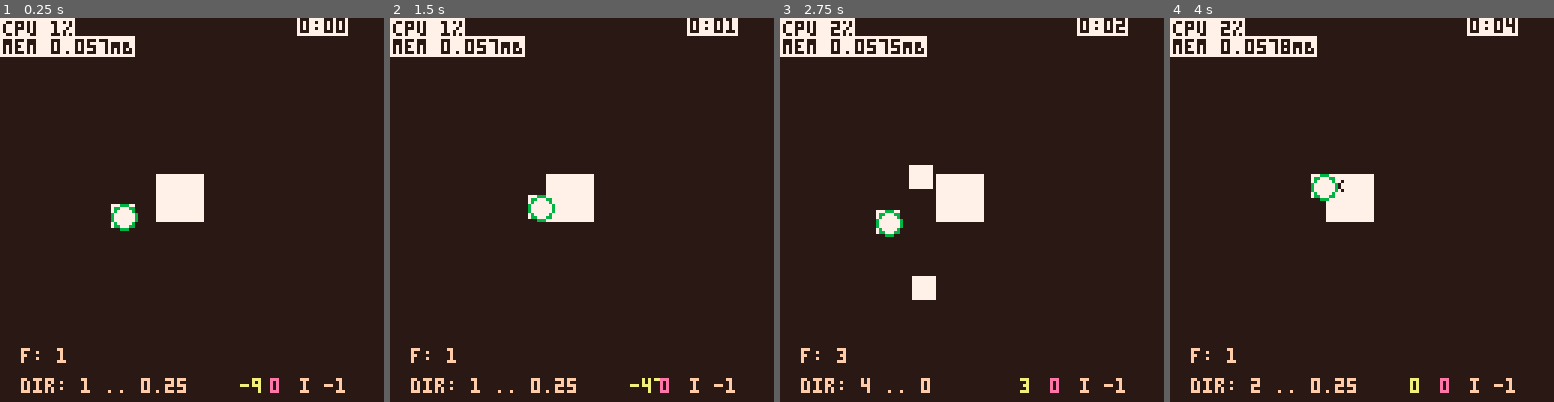
Above: before the commit, frames 1-4 (left to right).
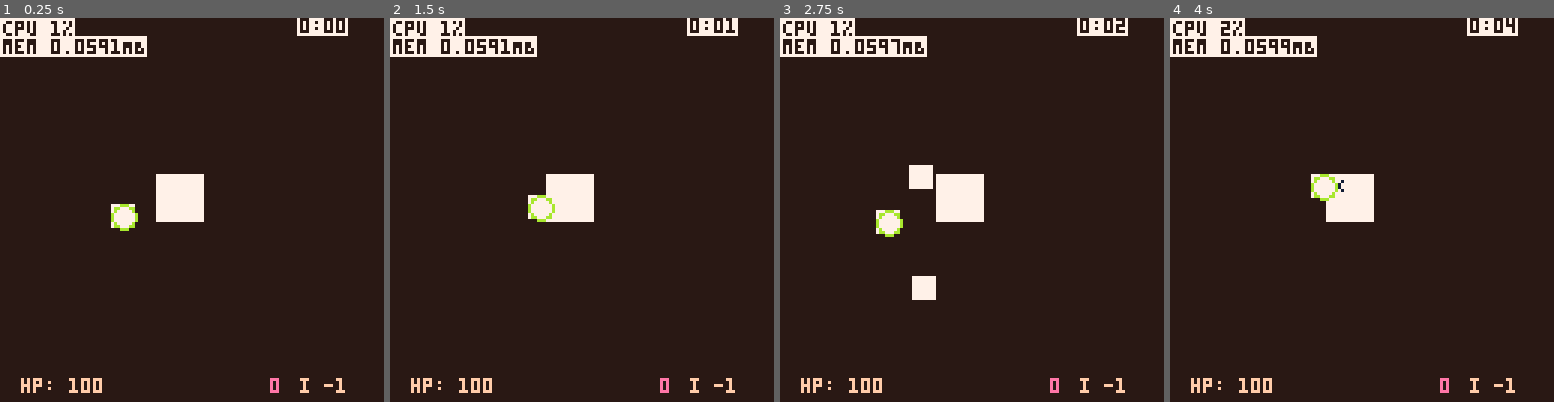
Above: after the commit, the same moments.

Repository: wsasaki01/bath-hack-2026
Game: PICO-8 cartridge fake.p8
The game is run twice, just before and just after one commit, with the same random seed, the same clock (stepped at 60 frames per second) and the same inputs.
Inputs:
- Up to frame 1 (0.25 s): no input
- Up to frame 2 (1.5 s): tap O (Z key) at 0.7 s
- Up to frame 3 (2.75 s): hold Right 1.6-2.1 s; tap O (Z key) at 1.7, 2.1, 2.5 s; hold Up 2.15-2.42 s; hold Right from 2.47 s (still down)
- Up to frame 4 (4 s): tap O (Z key) at 2.9, 3.3, 3.7 s; release Right at 3.03 s; hold Left 3.08-3.58 s; hold Down 3.63-3.97 s

The runs differ from the first frame. In frame 1, 1.1% of the frame differs, in the area x 5-68%, y 4-98%; in frame 2, 1.1%, in the area x 5-71%, y 4-98%; in frame 3, 0.8%; in frame 4, 0.9%.

Commit message:
player colour pallete swappign support

Diff:
--- a/draw.lua
+++ b/draw.lua
@@ -43,10 +43,10 @@
 		print("\#0"..mins..":"..(nice_secs<10 and "0" or "")..secs, 100,0,7)
 
 		-- debug display player health
-		--print("hp: "..plyr.hp, 7, 120, 4)
-		print("f: "..plyr.anim_frame, 7, 110, 4)
-		print("dir: "..plyr.anim_i.." .. "..plyr.dir, 7, 120, 4)
-		print(plyr.tick, 80, 120, 12)
+		print("hp: "..plyr.hp, 7, 120, 4)
+		--print("f: "..plyr.anim_frame, 7, 110, 4)
+		--print("dir: "..plyr.anim_i.." .. "..plyr.dir, 7, 120, 4)
+		--print(plyr.tick, 80, 120, 12)
 		print(total_dmg, 90, 120, 8)
 		print("i "..plyr.iframe, 100, 120, 4)
 
--- a/enemies.lua
+++ b/enemies.lua
@@ -50,7 +50,7 @@
 
         draw = function(_ENV)
             spr(sprt, x-4, y-4)
-            circ(x, y, collide_r, 14)
+            circ(x, y, collide_r, 13)
         end
     })
 
--- a/init.lua
+++ b/init.lua
@@ -53,7 +53,7 @@
 	menu_idx_max = 2
 
 	-- Create player
-	plyr = playerClass:new()
+	plyr = plyr3:new()
 
 	-- Setup enemies
 	enemies_setup()
--- a/player.lua
+++ b/player.lua
@@ -8,6 +8,7 @@
 playerClass = class:new({
 	x = 64,
 	y = 64,
+	clrs = {},
 
 	collide_r = 8,
 	dir = 0,
@@ -75,6 +76,10 @@
 	end,
 
 	draw = function (_ENV)
+		for c in all(clrs) do
+			pal(c[1], c[2])
+		end
+
 		if anim_i == 4 then
 			a = anims[3]
 			spr(a[anim_frame], x-8, y-8, 2, 2, true) -- flip x if facing right (check if adjusted coords still work)
@@ -82,7 +87,39 @@
 			a = anims[anim_i]
         	spr(a[anim_frame], x-8, y-8, 2, 2) -- drawing so bounding box is centred
 		end
+		for c in all(clrs) do
+			pal(c[1], c[1])
+		end
+
     end,
 })
 
-plyr = playerClass:new({})
+-- base player
+plyr1 = playerClass:new({
+})
+
+-- alt player
+plyr2 = playerClass:new({
+	-- palette swaps
+	clrs = {
+		{13, 9},
+		{10, 7},
+		{14, 10},
+		{6, 7}, -- LOOOL 67 67 67 67
+		{5, 7},
+		{4, 5},
+		{8, 6}
+	}
+})
+
+-- blond player (super ugly lowk)
+plyr3 = playerClass:new({
+	clrs = {
+		{6, 5},
+		{14, 5},
+		{13, 12},
+		{15, 6},
+		{11, 6},
+		{7, 11}
+	}
+})
--- a/projectiles.lua
+++ b/projectiles.lua
@@ -31,7 +31,7 @@
 			end,
 
 			draw = function(_ENV)
-				spr(17, x, y)
+				spr(22, x, y)
 			end,
 		})
 
@@ -55,7 +55,7 @@
 			end
 
 			proj.draw = function(_ENV)
-				spr(4, x, y)
+				spr(22, x, y)
 			end
 		end
 	end
Not shown, changed: 18 lines of the sprite sheet (__gfx__) section of bh26.p8
